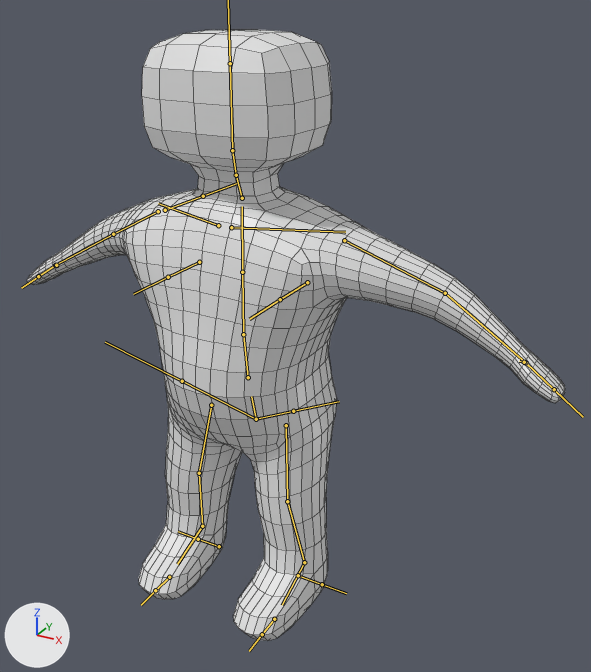
Two versions of the FBX model Assets/Meshes/Player.fbx, one commit apart.
Camera for both pictures: a 50 mm lens placed at (1.082, -1.681, 1.647), pointed at (0.072, 0.156, 0.728). Every picture has the same lights, and +X, +Y and +Z are marked at lower left. The bones that bend it are drawn over the model as lines. Mesh edges are drawn as thin lines.

The first picture shows 'Player'.
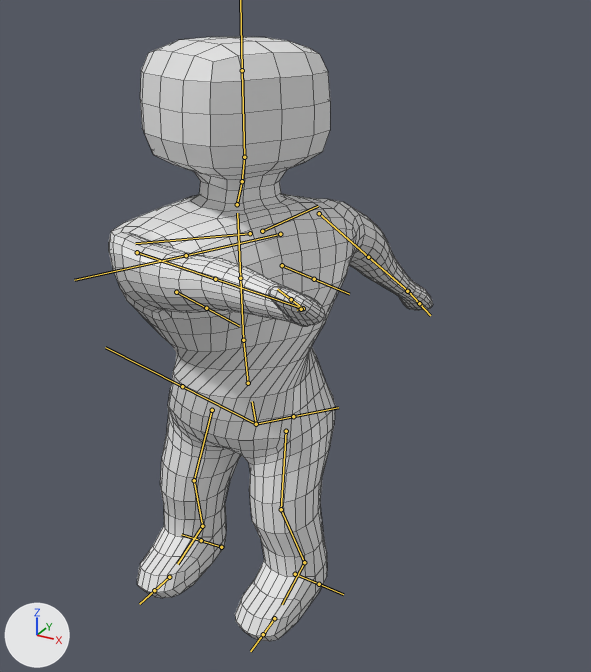
The newer file adds an action. The first version stands in its rest pose; the second is drawn at frame 15 of the action 'rig|Attack_Horizontal'.

Changed parts and their boxes [x1, y1, x2, y2] in the pictures (591 x 672 px):
'Player', posed (40% narrower): before [27, 30, 565, 641]; after [109, 37, 433, 641]
bone 'spine', root to tip: before (256, 419) to (251, 396); after (256, 424) to (252, 401)
bone 'spine.002', root to tip: before (243, 334) to (242, 272); after (243, 340) to (240, 278)
bone 'upper_arm.L', root to tip: before (344, 240) to (445, 293); after (319, 213) to (368, 257)
bone 'forearm.L', root to tip: before (445, 293) to (525, 362); after (368, 257) to (408, 291)
bone 'upper_arm.R', root to tip: before (158, 211) to (113, 234); after (137, 252) to (215, 279)
bone 'forearm.R', root to tip: before (113, 234) to (55, 265); after (215, 279) to (303, 308)
bone 'hand.R', root to tip: before (55, 265) to (38, 276); after (303, 308) to (291, 299)
bone 'thigh.L', root to tip: before (286, 425) to (287, 501); after (286, 431) to (281, 509)
bone 'shin.L', root to tip: before (287, 501) to (304, 562); after (281, 509) to (304, 562)
bone 'foot.L', root to tip: before (304, 562) to (282, 605); after (304, 562) to (282, 604)
bone 'thigh.R', root to tip: before (211, 405) to (199, 473); after (212, 410) to (194, 480)
bone 'shin.R', root to tip: before (199, 473) to (202, 526); after (194, 480) to (202, 526)

What changed in the scene script:
```text
Change bone_spine:
    where bone_spine = bpy.data.objects['rig'].pose.bones['spine']
    bone_spine.location: (0.0, 0.0, 0.0) -> (0.0, -0.016, 0.004)
Change bone_spine_002:
    where bone_spine_002 = bpy.data.objects['rig'].pose.bones['spine.002']  # child of 'spine.001'
    bone_spine_002.rotation_quaternion: (1.0, 0.0, 0.0, 0.0) -> (0.834, 0.0, 0.551, 0.018)  # degrees (0, 0, 0) -> degrees (3, 67, 4)
Change bone_upper_arm_l:
    where bone_upper_arm_l = bpy.data.objects['rig'].pose.bones['upper_arm.L']  # child of 'shoulder.L'
    bone_upper_arm_l.rotation_quaternion: (1.0, 0.0, 0.0, 0.0) -> (0.968, 0.084, -0.197, -0.129)  # degrees (0, 0, 0) -> degrees (13, -21, -18)
Change bone_forearm_l:
    where bone_forearm_l = bpy.data.objects['rig'].pose.bones['forearm.L']  # child of 'upper_arm.L'
    bone_forearm_l.rotation_quaternion: (1.0, 0.0, 0.0, 0.0) -> (0.979, -0.204, 0.0, 0.028)  # degrees (0, 0, 0) -> degrees (-24, 1, 3)
Change bone_upper_arm_r:
    where bone_upper_arm_r = bpy.data.objects['rig'].pose.bones['upper_arm.R']  # child of 'shoulder.R'
    bone_upper_arm_r.rotation_quaternion: (1.0, 0.0, 0.0, 0.0) -> (0.439, 0.727, -0.309, -0.429)  # degrees (0, 0, 0) -> degrees (105, 21, -62)
Change bone_forearm_r:
    where bone_forearm_r = bpy.data.objects['rig'].pose.bones['forearm.R']  # child of 'upper_arm.R'
    bone_forearm_r.rotation_quaternion: (1.0, 0.0, 0.0, 0.0) -> (0.979, -0.204, 0.0, -0.028)  # degrees (0, 0, 0) -> degrees (-24, -1, -3)
Change bone_hand_r:
    where bone_hand_r = bpy.data.objects['rig'].pose.bones['hand.R']  # child of 'forearm.R'
    bone_hand_r.rotation_quaternion: (1.0, 0.0, 0.0, 0.0) -> (0.829, -0.559, 0.0, 0.0)  # degrees (0, 0, 0) -> degrees (-68, 0, 0)
Change bone_thigh_l:
    where bone_thigh_l = bpy.data.objects['rig'].pose.bones['thigh.L']  # child of 'spine'
    bone_thigh_l.rotation_quaternion: (1.0, 0.0, 0.0, 0.0) -> (0.997, -0.071, 0.012, 0.005)  # degrees (0, 0, 0) -> degrees (-8, 1, 0)
Change bone_shin_l:
    where bone_shin_l = bpy.data.objects['rig'].pose.bones['shin.L']  # child of 'thigh.L'
    bone_shin_l.rotation_quaternion: (1.0, 0.0, 0.0, 0.0) -> (0.991, 0.137, 0.0, -0.002)  # degrees (0, 0, 0) -> degrees (16, 0, 0)
Change bone_foot_l:
    where bone_foot_l = bpy.data.objects['rig'].pose.bones['foot.L']  # child of 'shin.L'
    bone_foot_l.rotation_quaternion: (1.0, 0.0, 0.0, 0.0) -> (0.996, -0.069, -0.062, 0.003)  # degrees (0, 0, 0) -> degrees (-8, -7, 1)
Change bone_thigh_r:
    where bone_thigh_r = bpy.data.objects['rig'].pose.bones['thigh.R']  # child of 'spine'
    bone_thigh_r.rotation_quaternion: (1.0, 0.0, 0.0, 0.0) -> (0.997, -0.071, -0.012, -0.005)  # degrees (0, 0, 0) -> degrees (-8, -1, 0)
Change bone_shin_r:
    where bone_shin_r = bpy.data.objects['rig'].pose.bones['shin.R']  # child of 'thigh.R'
    bone_shin_r.rotation_quaternion: (1.0, 0.0, 0.0, 0.0) -> (0.991, 0.137, 0.0, 0.002)  # degrees (0, 0, 0) -> degrees (16, 0, 0)
Change bone_foot_r:
    where bone_foot_r = bpy.data.objects['rig'].pose.bones['foot.R']  # child of 'shin.R'
    bone_foot_r.rotation_quaternion: (1.0, 0.0, 0.0, 0.0) -> (0.996, -0.067, 0.062, -0.003)  # degrees (0, 0, 0) -> degrees (-8, 7, -1)
```
